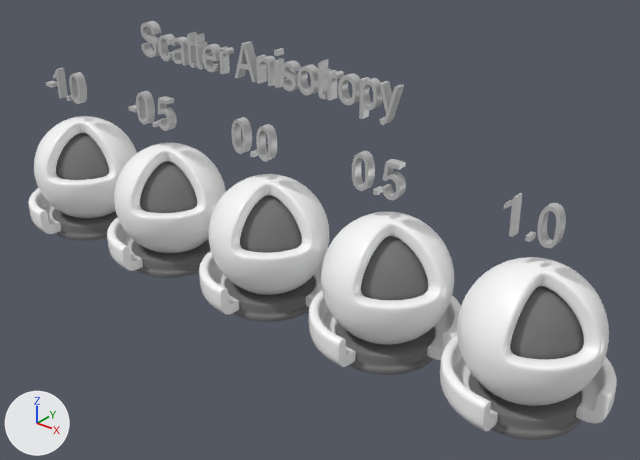
What one commit did to the glTF model Models/ScatterAnisotropy/glTF-Binary/ScatterAnisotropy.glb.
Before and after are seen from a 50 mm lens placed at (0.332, -0.359, 0.288), pointed at (0.03, 0.018, 0.054). Every picture has the same lights, and +X, +Y and +Z are marked at lower left. The picture after the commit comes second. Where no turn or scale is listed for an object, it has been applied to the vertices.

Objects in the first picture: 'Text', 'base.001', 'base.002', 'base.003', 'core.001', 'core.002', 'core.003', 'material_surface', 'material_surface.001', 'material_surface.002', 'material_surface.003', 'material_surface_n3d' and 9 more.
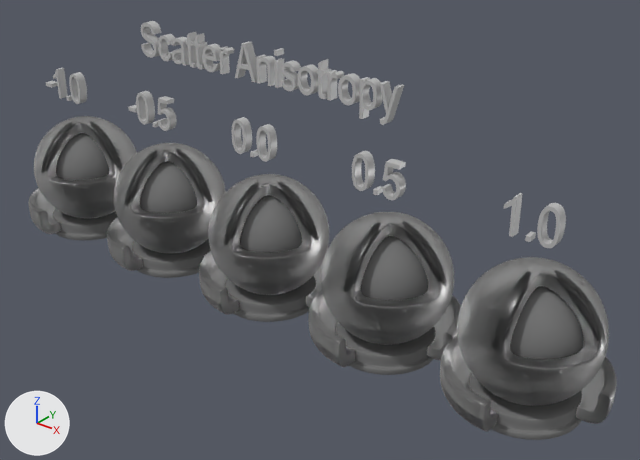
Commit message: Update to KHR_materials_scatter

What differs and where, as boxes [x1, y1, x2, y2] in the pictures (640 x 460 px):
'material_surface.003', surface changed: [440, 257, 617, 431] in both
'material_surface.002', surface changed: [309, 212, 461, 367] in both
'material_surface.001', surface changed: [199, 174, 329, 314] in both
'material_surface', surface changed: [107, 143, 226, 271] in both
'material_surface_n3d', surface changed: [28, 116, 137, 234] in both

The change, as a diff of the scene's bpy script:
```diff
--- a/Models/ScatterAnisotropy/glTF-Binary/ScatterAnisotropy.glb.py
+++ b/Models/ScatterAnisotropy/glTF-Binary/ScatterAnisotropy.glb.py
@@ mat_anisotropy__1 @@
 mat_anisotropy__1.roughness = 0.3
+mat_anisotropy__1.transmission_weight = 1.0
@@ mat_anisotropy__0_5 @@
 mat_anisotropy__0_5.roughness = 0.3
+mat_anisotropy__0_5.transmission_weight = 1.0
@@ mat_anisotropy_0_0 @@
 mat_anisotropy_0_0.roughness = 0.3
+mat_anisotropy_0_0.transmission_weight = 1.0
@@ mat_anisotropy__0_5_1 @@
 mat_anisotropy__0_5_1.roughness = 0.3
+mat_anisotropy__0_5_1.transmission_weight = 1.0
@@ mat_anisotropy__1_1 @@
 mat_anisotropy__1_1.roughness = 0.3
+mat_anisotropy__1_1.transmission_weight = 1.0
```
